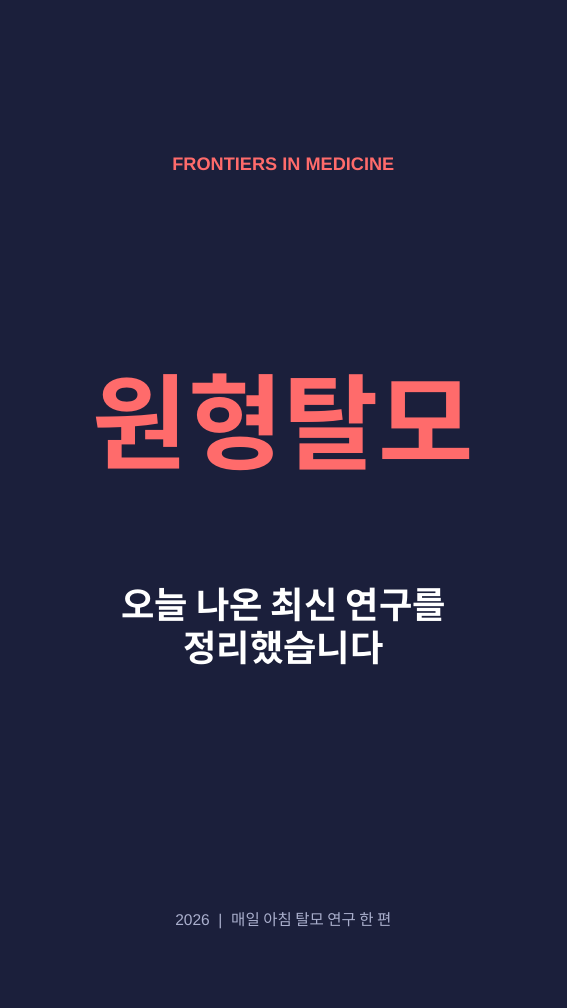
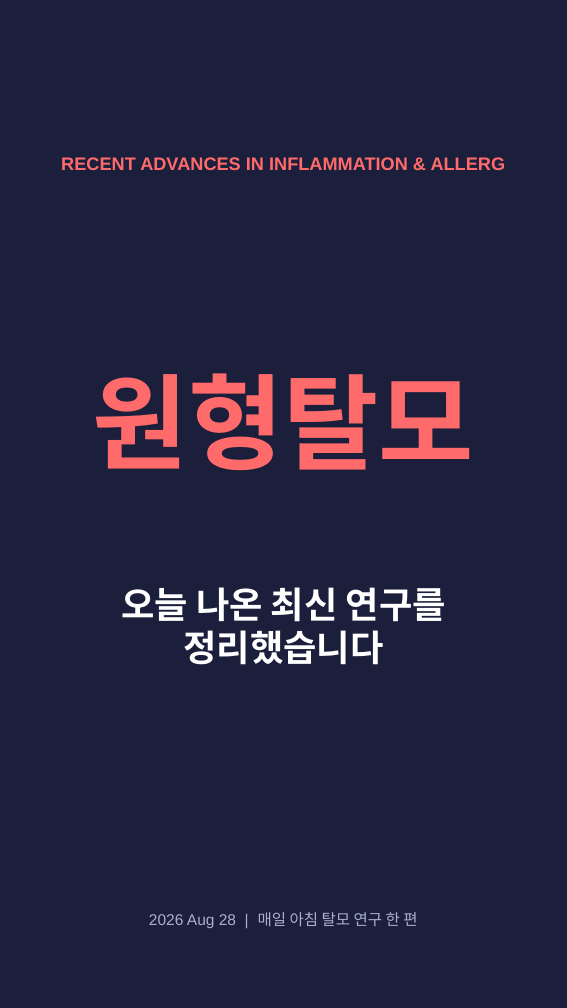
Before and after one commit to hyokang2010-BJ-ANTH/product-builder-test, a slide deck: slide 1 of data/2026-09-11/slides.pptx. Drawn at 567x1008 pixels with LibreOffice and Linux fonts; fonts in the diff are those of the drawing. Boxes give left, top, right and bottom in pixels: in the first picture for what was removed or moved away, otherwise in the second. Text is boxed around its words. In the diff, an @@ line names an element or a change of style, - is before the commit and + after.

```diff
--- a/data/2026-09-11/slides.pptx
+++ b/data/2026-09-11/slides.pptx
@@ text at box(61, 157, 506, 170): text changed @@
-FRONTIERS IN MEDICINE
+RECENT ADVANCES IN INFLAMMATION & ALLERG
@@ text at box(149, 912, 417, 928): text changed @@
-2026 | 매일 아침 탈모 연구 한 편
+2026 Aug 28 | 매일 아침 탈모 연구 한 편
```
Also in this commit, not shown: 1 other slide changed, 3 slides added, 4 slides removed, 23 other files.
